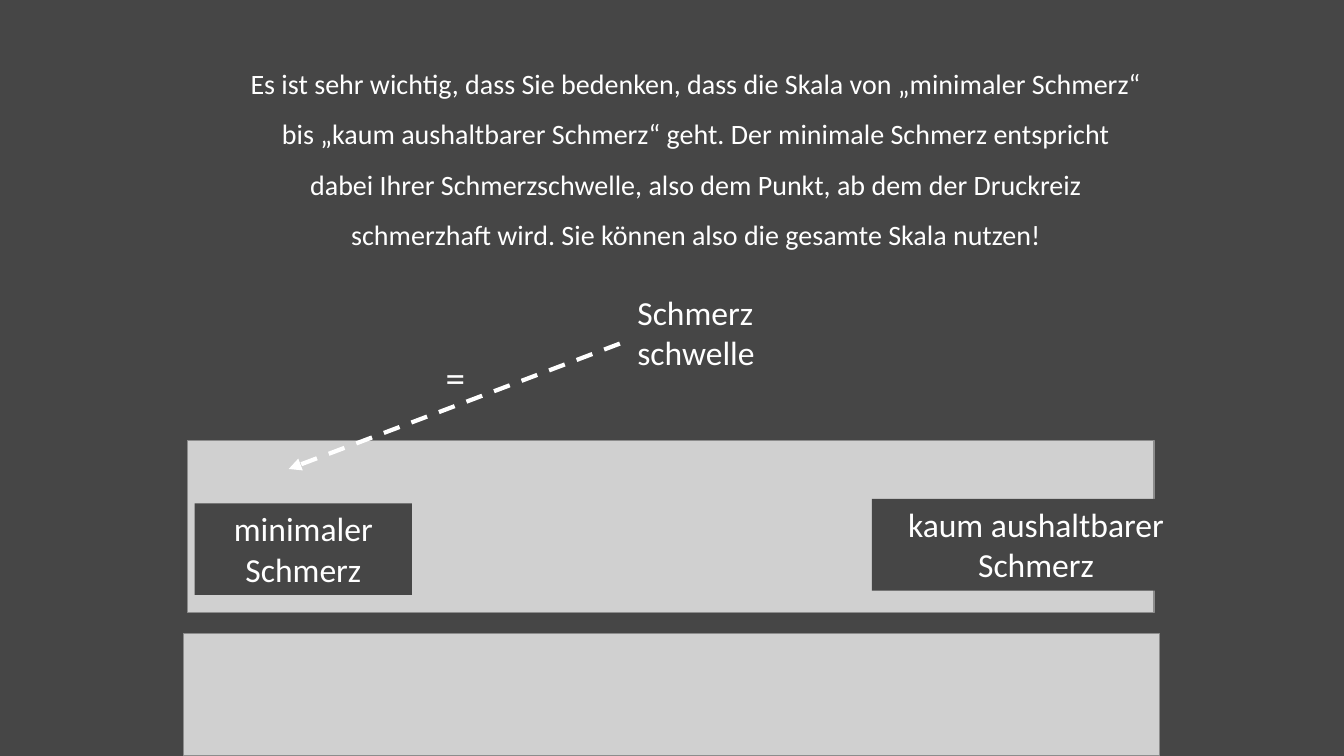
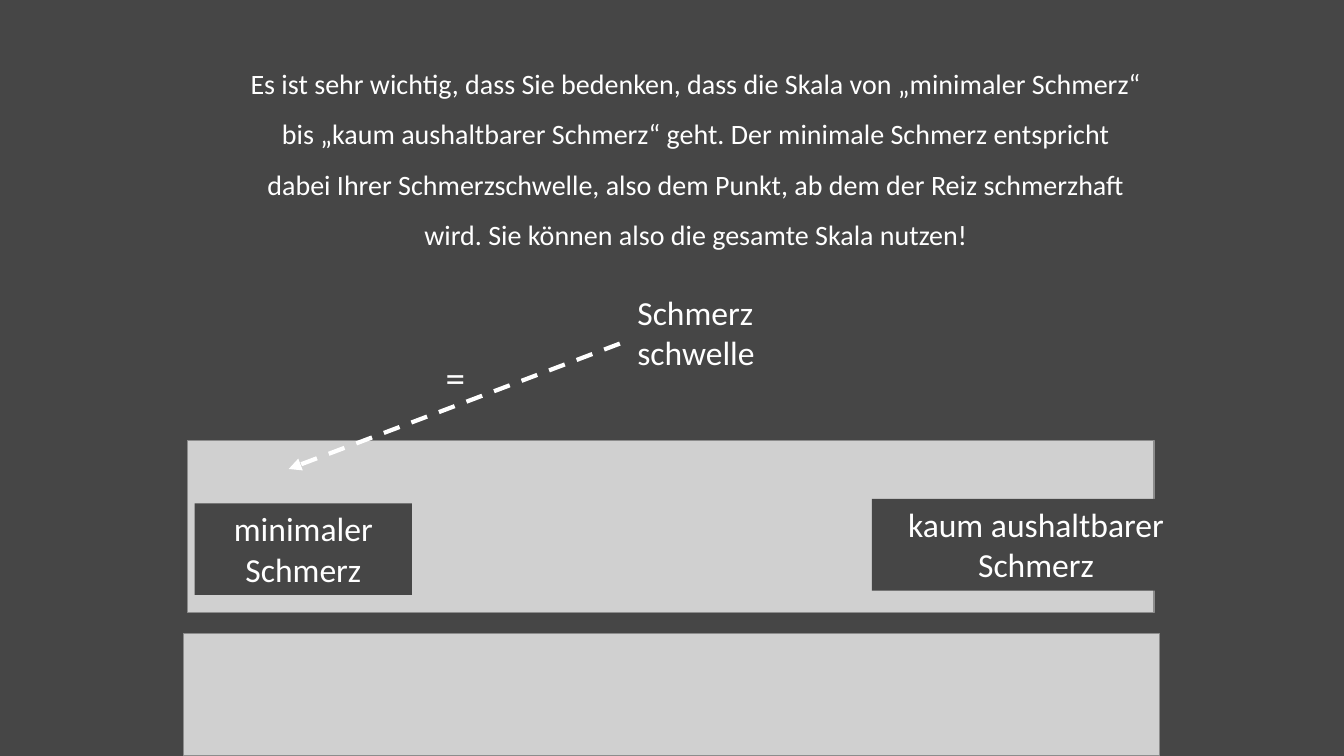
Before and after one commit to Nian-Jingqing/PEEP_fMRI, a slide deck: slide 11 of utils/img/VAS_Paradigm_Visuals.pptx. Drawn at 1344x756 pixels with LibreOffice and Linux fonts; fonts in the diff are those of the drawing; grey boxes stand for pictures. Boxes give left, top, right and bottom in pixels: in the first picture for what was removed or moved away, otherwise in the second. Text is boxed around its words. In the diff, an @@ line names an element or a change of style, - is before the commit and + after.

```diff
--- a/utils/img/VAS_Paradigm_Visuals.pptx
+++ b/utils/img/VAS_Paradigm_Visuals.pptx
@@ text at <box>251,74,1140,250</box>: text changed @@
-Es ist sehr wichtig, dass Sie bedenken, dass die Skala von „minimaler Schmerz“ bis „kaum aushaltbarer Schmerz“ geht. Der minimale Schmerz entspricht dabei Ihrer Schmerzschwelle, also dem Punkt, ab dem der Druckreiz schmerzhaft wird. Sie können also die gesamte Skala nutzen!
+Es ist sehr wichtig, dass Sie bedenken, dass die Skala von „minimaler Schmerz“ bis „kaum aushaltbarer Schmerz“ geht. Der minimale Schmerz entspricht dabei Ihrer Schmerzschwelle, also dem Punkt, ab dem der Reiz schmerzhaft wird. Sie können also die gesamte Skala nutzen!
```
Also in this commit, not shown: 2 other slides changed, 17 other files.
